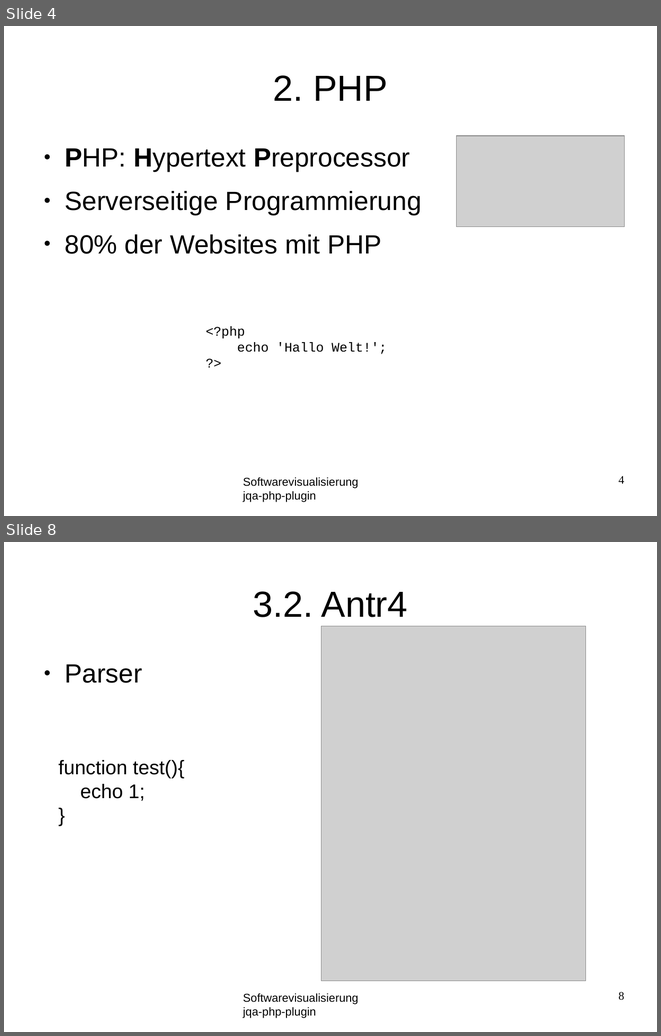
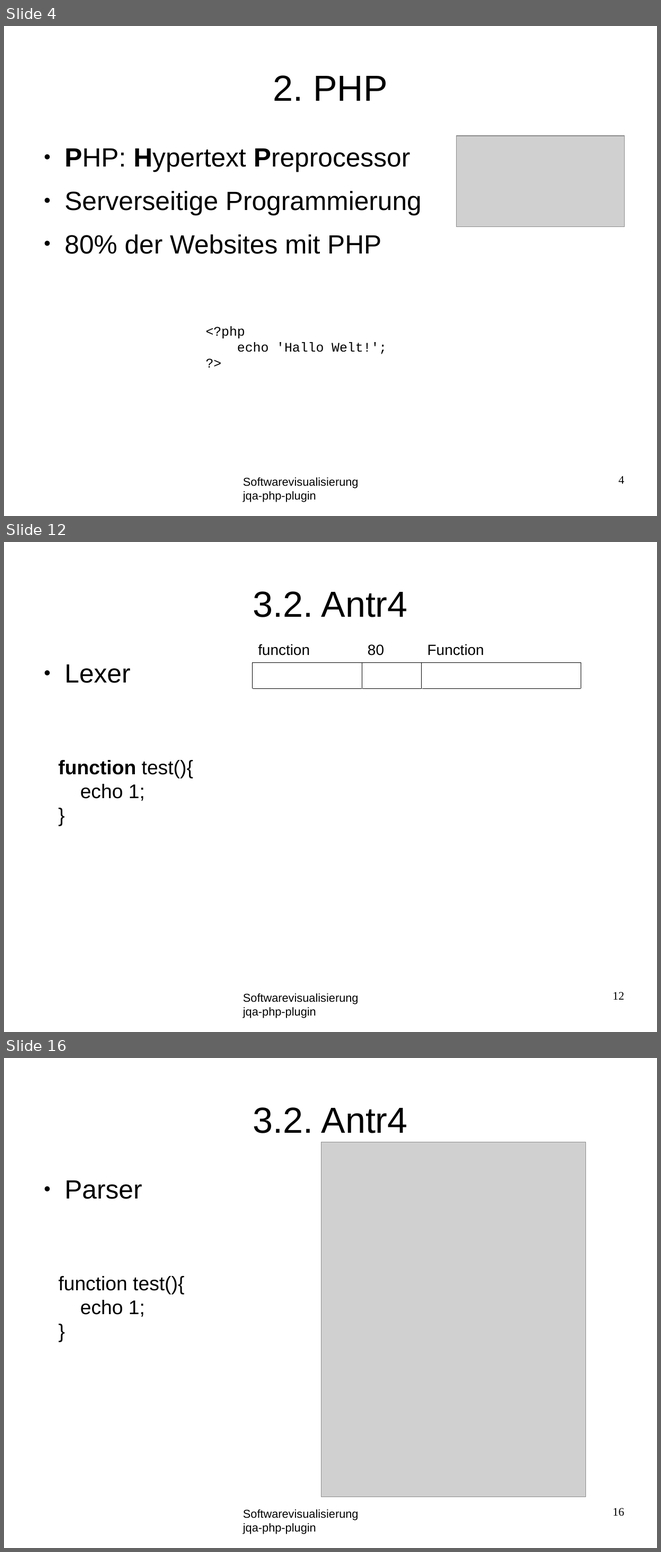
Before and after one commit to softvis-research/jqa-php-plugin, a slide deck: material/presentation.odp. Shown one above the other, each under a label of ours: slides 4 and 8 before the commit, slides 4, 12 and 16 after it; the slides between them are not shown. The pictures are 661x1036 and 661x1552 pixels, drawn with LibreOffice and Linux fonts; fonts in the diff are those of the drawing; grey boxes stand for pictures; background and template pictures are left out. Boxes give left, top, right and bottom in pixels: in the first picture for what was removed or moved away, otherwise in the second. Text is boxed around its words. In the diff, an @@ line names an element or a change of style, - is before the commit and + after.

```diff
--- a/material/presentation.odp
+++ b/material/presentation.odp
@@ slide 12 added at (4,542,657,1032), background #FFFFFF; not listed: 1 template element that a slide beside it also shows @@
@@ title added at (253,591,408,617), 44 pt, text #000000 @@
+3.2. Antr4
@@ table added at (252,639,581,952), 13 rows, 3 columns @@
+function | 80 | Function
+ |  | 
+ |  | 
+ |  | 
+ |  | 
+ |  | 
+ |  | 
+ |  | 
+ |  | 
+ |  | 
+ |  | 
+ |  | 
+ |  | 
@@ text added at (64,664,130,683), 32 pt, text #000000 @@
+● Lexer
@@ text added at (58,760,193,801), 24 pt, text #000000 @@
+function test(){
+echo 1;
+}
@@ page number added at (612,991,624,999), 14 pt, text #000000 @@
+12
@@ what was slide 8 is now slide 16 @@
@@ page number at (612,1507,624,1516): text changed @@
-8
+16
```
Also in this commit, not shown: 5 slides changed, 9 other slides added, 3 other files.
